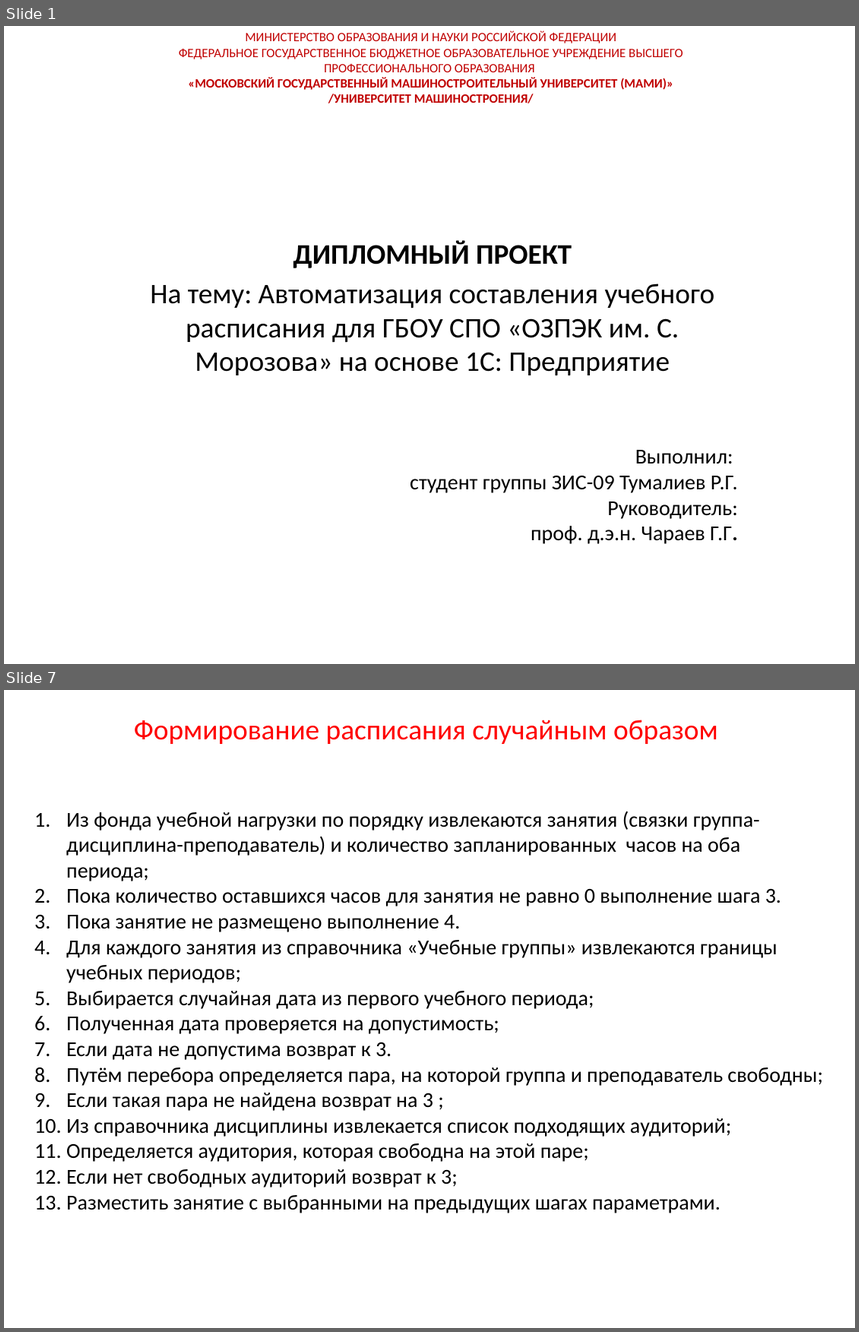
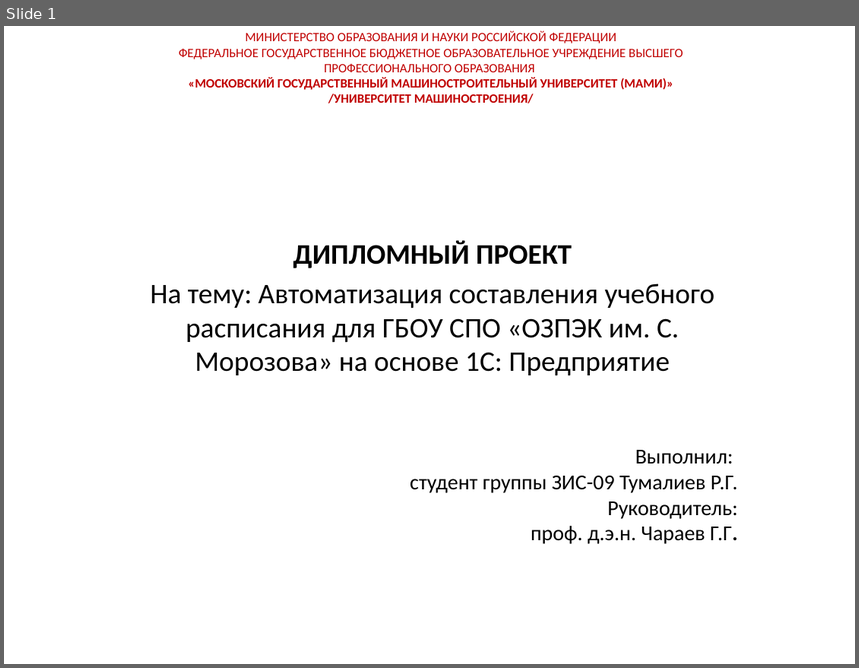
Before and after one commit to rasmushippy/dip, a slide deck: диплом/Презентация к диплому.pptx. Shown one above the other, each under a label of ours: slides 1 and 7 before the commit, slide 1 after it; the slides between them are not shown. The pictures are 859x1332 and 859x668 pixels, drawn with LibreOffice and Linux fonts; fonts in the diff are those of the drawing; background and template pictures are left out. Boxes give left, top, right and bottom in pixels: in the first picture for what was removed or moved away, otherwise in the second. Text is boxed around its words. In the diff, an @@ line names an element or a change of style, - is before the commit and + after.

```diff
--- a/диплом/Презентация к диплому.pptx
+++ b/диплом/Презентация к диплому.pptx
@@ slide 7 removed at (4, 690, 855, 1328), background picture (left out) @@
@@ text removed at (134, 720, 718, 744) @@
-Формирование расписания случайным образом
@@ text removed at (34, 811, 823, 1214) @@
-1. Из фонда учебной нагрузки по порядку извлекаются занятия (связки группа-дисциплина-преподаватель) и количество запланированных часов на оба периода;
-2. Пока количество оставшихся часов для занятия не равно 0 выполнение шага 3.
-3. Пока занятие не размещено выполнение 4.
-4. Для каждого занятия из справочника «Учебные группы» извлекаются границы учебных периодов;
-5. Выбирается случайная дата из первого учебного периода;
-6. Полученная дата проверяется на допустимость;
-7. Если дата не допустима возврат к 3.
-8. Путём перебора определяется пара, на которой группа и преподаватель свободны;
-9. Если такая пара не найдена возврат на 3 ;
-10. Из справочника дисциплины извлекается список подходящих аудиторий;
-11. Определяется аудитория, которая свободна на этой паре;
-12. Если нет свободных аудиторий возврат к 3;
-13. Разместить занятие с выбранными на предыдущих шагах параметрами.
```
Also in this commit, not shown: 6 slides changed, 9 slides added, 7 other slides removed, 7 other files.
